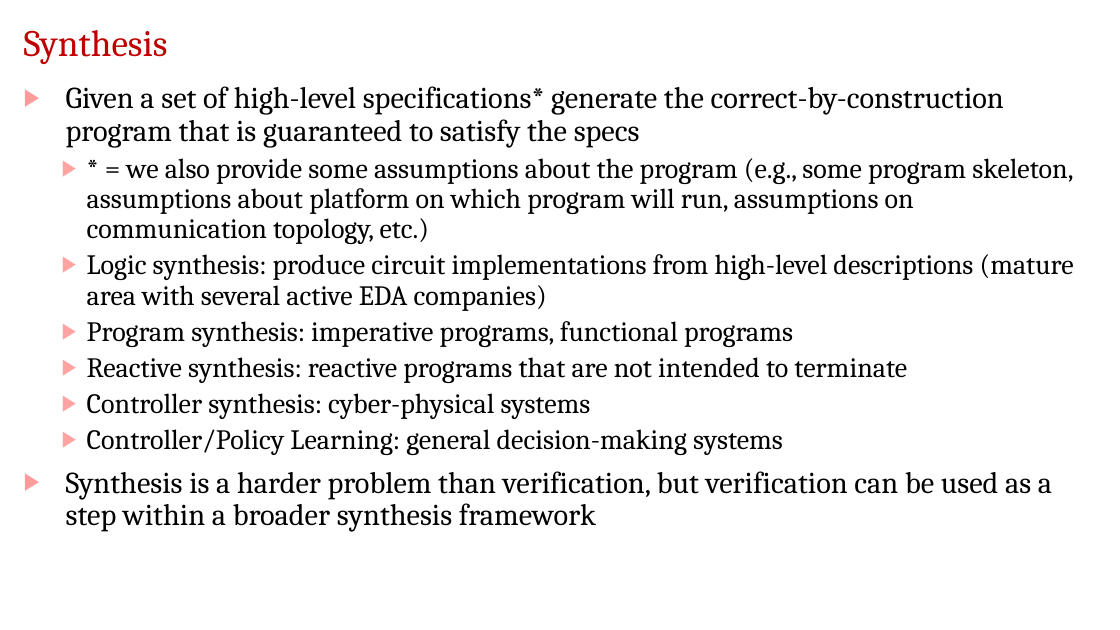
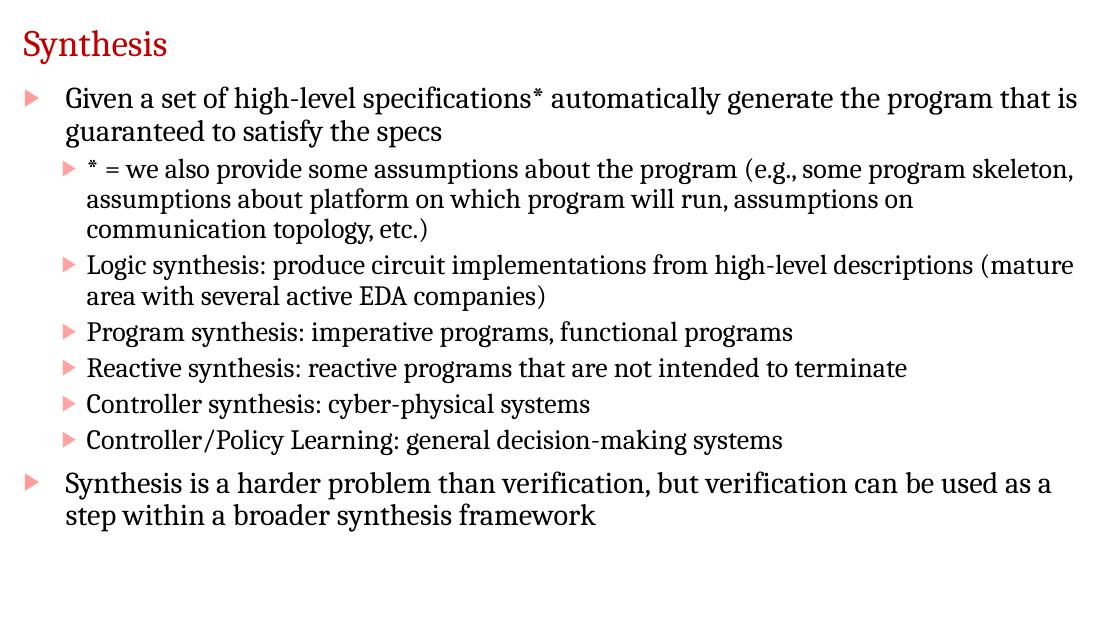
Before and after one commit to jdeshmukh/jdeshmukh.github.io, a slide deck: slide 11 of teaching/fvTheorySlides/Course-Intro.pptx. Drawn at 1120x630 pixels with LibreOffice and Linux fonts; fonts in the diff are those of the drawing; background and template pictures are left out. Boxes give left, top, right and bottom in pixels: in the first picture for what was removed or moved away, otherwise in the second. Text is boxed around its words. In the diff, an @@ line names an element or a change of style, - is before the commit and + after.

```diff
--- a/teaching/fvTheorySlides/Course-Intro.pptx
+++ b/teaching/fvTheorySlides/Course-Intro.pptx
@@ text at [66,86,1077,148]: text changed @@
-▶ Given a set of high-level specifications* generate the correct-by-construction program that is guaranteed to satisfy the specs
+▶ Given a set of high-level specifications* automatically generate the program that is guaranteed to satisfy the specs
```
Also in this commit, not shown: 6 other slides changed, 2 other files.
